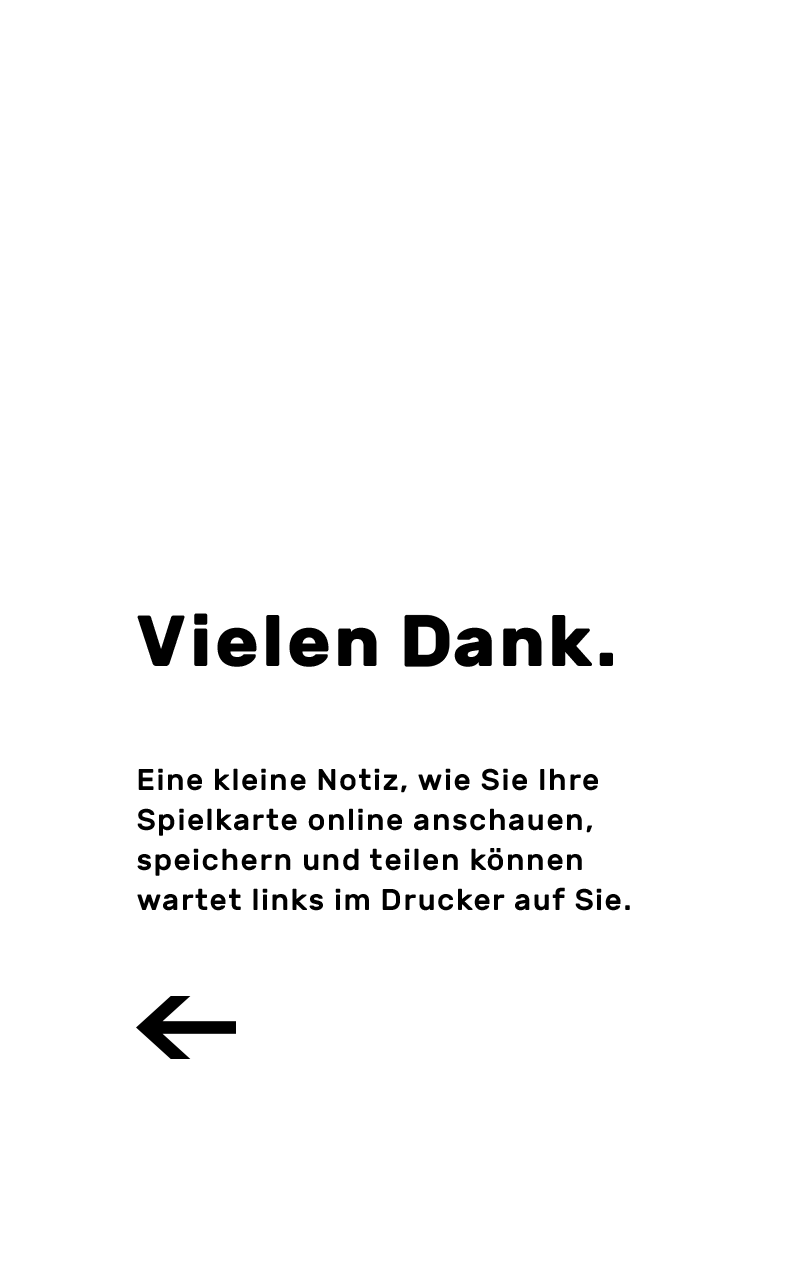
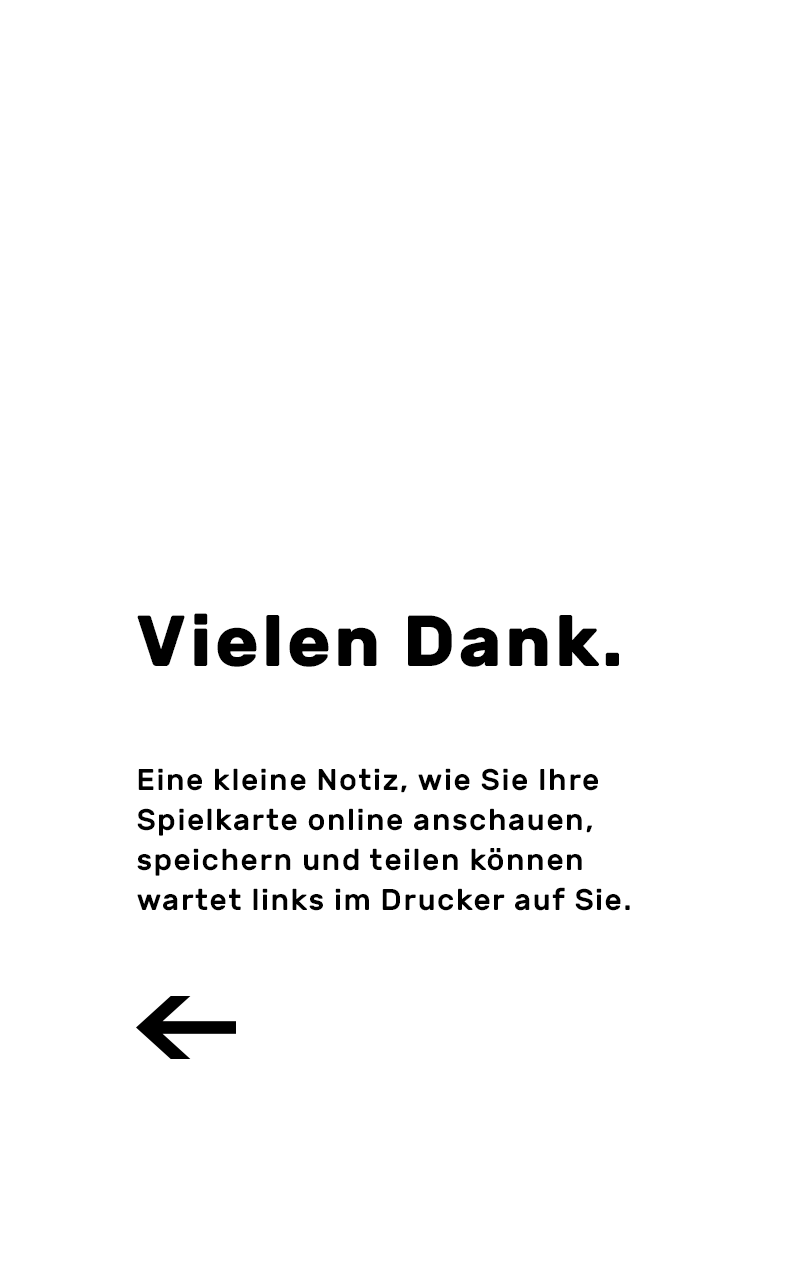
Before/after of a 800 × 1280 layered artwork. What changed in the layer stack:
removed layer "Layer 1" over [left=404, top=614, right=452, bottom=667]
removed layer "Rectangle 1" over [left=404, top=614, right=452, bottom=667]
renamed "Vielen dank." to "Vielen Dank.", painted on it over [left=137, top=613, right=619, bottom=667]
